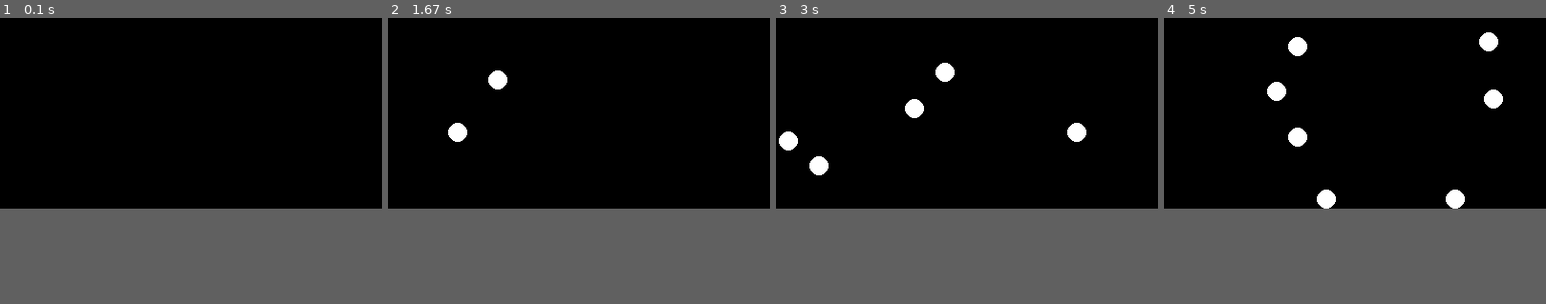
Above: before the commit, frames 1-4 (left to right).
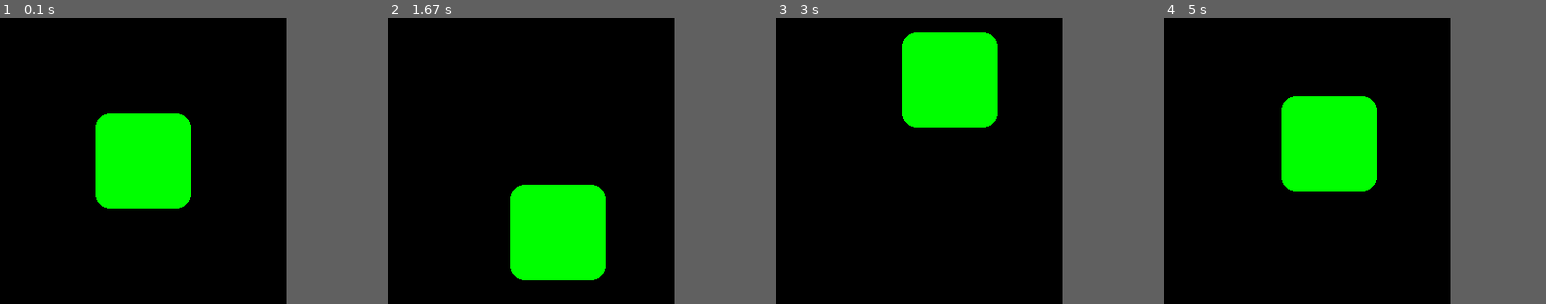
Above: after the commit, the same moments.

Repository: ArtemADD/pygame
Game: pygame game, started from main.py
Two runs of this game, one before a commit and one after it. Both use one fixed random seed, a clock stepped at 60 frames per second and the inputs below.
Inputs (mouse positions are in pixels of both pictures, inside the frame that each line leads up to):
- Up to frame 1 (0.1 s): no input
- Up to frame 2 (1.67 s): press the mouse at (533, 161) at 0.37 s; move the mouse to (487, 138) at 0.47 s; release the mouse at (441, 118) at 0.6 s; press the mouse at (441, 118) at 0.7 s; move the mouse to (498, 175) at 0.8 s; release the mouse at (556, 232) at 0.93 s; press the mouse at (556, 232) at 1.53 s; move the mouse to (544, 143) at 1.63 s
- Up to frame 3 (3 s): release the mouse at (921, 58) at 1.77 s; press the mouse at (921, 60) at 1.87 s; move the mouse to (917, 163) at 1.97 s; release the mouse at (913, 263) at 2.1 s; press the mouse at (913, 258) at 2.7 s; move the mouse to (928, 166) at 2.8 s; release the mouse at (951, 78) at 2.93 s
- Up to frame 4 (5 s): press the mouse at (1339, 80) at 3.53 s; move the mouse to (1278, 129) at 3.63 s; release the mouse at (1217, 178) at 3.77 s; press the mouse at (1217, 178) at 4.37 s; move the mouse to (1270, 161) at 4.47 s; release the mouse at (1328, 143) at 4.6 s
The window is 400x200 before the commit and 300x300 after it. Grey fills any space a smaller window leaves; there, only what the larger window draws over its background counts as a difference.

The runs differ from the first frame. In frame 1, 8.2% of the frame differs, in the area x 25-50%, y 33-67%; in frame 2, 8.7%; in frame 3, 8.9%; in frame 4, 9.7%, in the area x 27-89%, y 5-67%.

Commit message:
Перетаскивание

Diff:
--- a/main.py
+++ b/main.py
@@ -9,16 +9,17 @@
 class Game:
     def __init__(self):
         pg.init()
-        pg.display.set_caption('Шарики')
-        self.size = self.width, self.height = 400, 200
+        pg.display.set_caption('Перетаскивание')
+        self.size = self.width, self.height = 300, 300
         self.screen = pg.display.set_mode(self.size)
-        self.screen.fill('blue')
+        self.screen.fill('black')
         self.display = pg.display
         self.v = 5
         self.balls = []
         self.fps = 30
         self.clock = pg.time.Clock()
-        self.draw_balls = False
+        self.rect = Rect(self.screen)
+        self.grap = False
         self.run()
         pg.quit()
 
@@ -28,79 +29,42 @@
             for event in pg.event.get():
                 if event.type == pg.QUIT:
                     running = False
+                if event.type == pg.MOUSEBUTTONDOWN:
+                    if event.button == pg.BUTTON_LEFT:
+                        if (event.pos[0] in range(self.rect.x, self.rect.x + self.rect.w)
+                                and event.pos[1] in range(self.rect.y, self.rect.y + self.rect.w)):
+                            self.rect.pos_grap = event.pos
+                            self.grap = True
                 if event.type == pg.MOUSEBUTTONUP:
-                    if event.button == pg.BUTTON_LEFT:
-                        self.draw_balls = True
-                        self.balls.append(Ball(event.pos, self.v, self.screen))
+                    self.rect.x, self.rect.y = self.rect.pos
+                    self.grap = False
+                if event.type == pg.MOUSEMOTION and self.grap:
+                    self.rect.move(event.pos)
             self.screen.fill('black')
             self.draw()
             self.clock.tick(self.fps)
             self.display.flip()
 
     def draw(self):
-        if self.draw_balls:
-            for ball in self.balls:
-                ball.move()
-                ball.draw()
+        self.rect.draw()
 
 
-class Ball:
-    def __init__(self, pos, v, screen, m=LEFT_UP):
-        self.r = 10
+class Rect:
+    def __init__(self, screen):
         self.screen = screen
-        self.pos = list(pos)
-        self.x, self.y = pos
-        self.v = v
-        self.color = 'white'
-        self.moving = m
+        self.pos = 100, 100
+        self.x, self.y = self.pos
+        self.w = 100
+        self.pos_grap = [0, 0]
 
-    def move(self):
-        if self.moving == LEFT_UP:
-            self.x -= self.v
-            self.y -= self.v
-        if self.moving == LEFT_DOWN:
-            self.x -= self.v
-            self.y += self.v
-        if self.moving == RIGHT_UP:
-            self.x += self.v
-            self.y -= self.v
-        if self.moving == RIGHT_DOWN:
-            self.x += self.v
-            self.y += self.v
-        self.ball_touch_wall()
-
-    def ball_touch_wall(self):
-        r = self.r
-        h = self.screen.get_height()
-        w = self.screen.get_width()
-        if self.x - r < 0 and self.moving == LEFT_UP:
-            self.moving = RIGHT_UP
-            self.x = r
-        elif self.y - r < 0 and self.moving == LEFT_UP:
-            self.moving = LEFT_DOWN
-            self.y = r
-        elif self.x - r < 0 and self.moving == LEFT_DOWN:
-            self.moving = RIGHT_DOWN
-            self.x = r
-        elif self.y + r > h and self.moving == LEFT_DOWN:
-            self.moving = LEFT_UP
-            self.y = h - r
-        elif self.x + r > w and self.moving == RIGHT_UP:
-            self.moving = LEFT_UP
-            self.x = w - r
-        elif self.y - r < 0 and self.moving == RIGHT_UP:
-            self.moving = RIGHT_DOWN
-            self.y = r
-        elif self.x + r > w and self.moving == RIGHT_DOWN:
-            self.moving = LEFT_DOWN
-            self.x = w - r
-        elif self.y + r > h and self.moving == RIGHT_DOWN:
-            self.moving = RIGHT_UP
-            self.y = h - r
-        self.pos = [self.x, self.y]
+    def move(self, pos):
+        x, y = pos
+        x -= self.pos_grap[0]
+        y -= self.pos_grap[1]
+        self.pos = [self.x + x, self.y + y]
 
     def draw(self):
-        pg.draw.circle(self.screen, self.color, self.pos, self.r)
+        pg.draw.rect(self.screen, 'green', (*self.pos, self.w, self.w), border_radius=15)
 
 
 if __name__ == '__main__':
